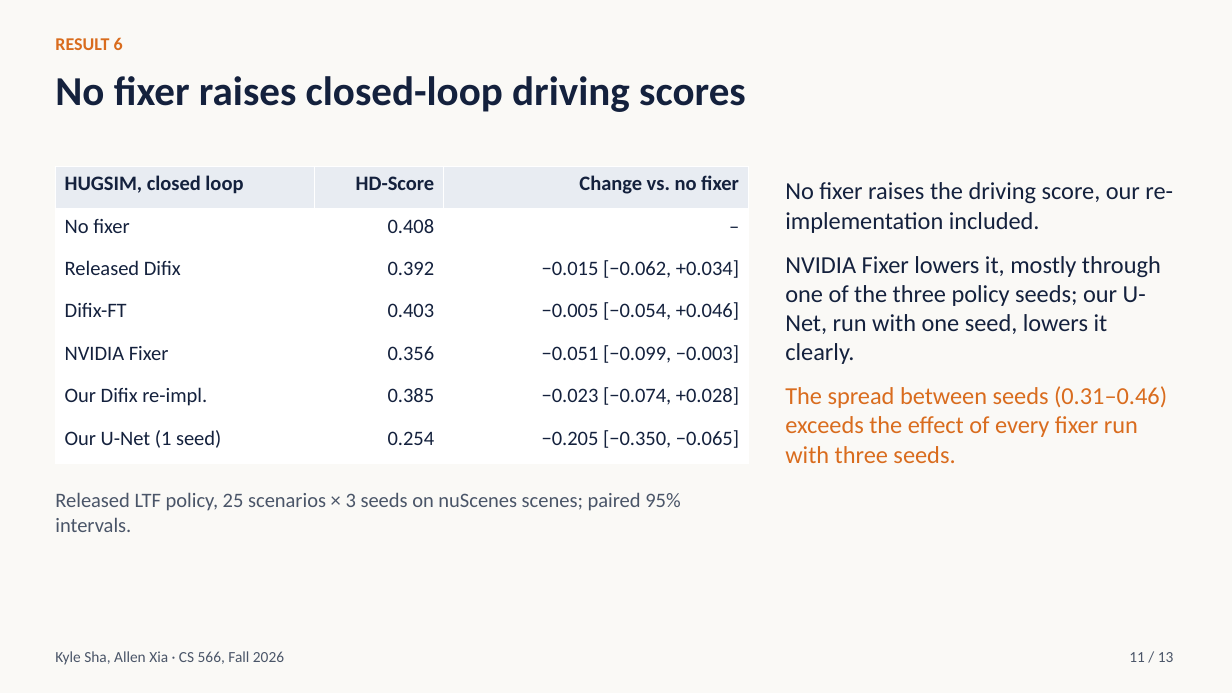
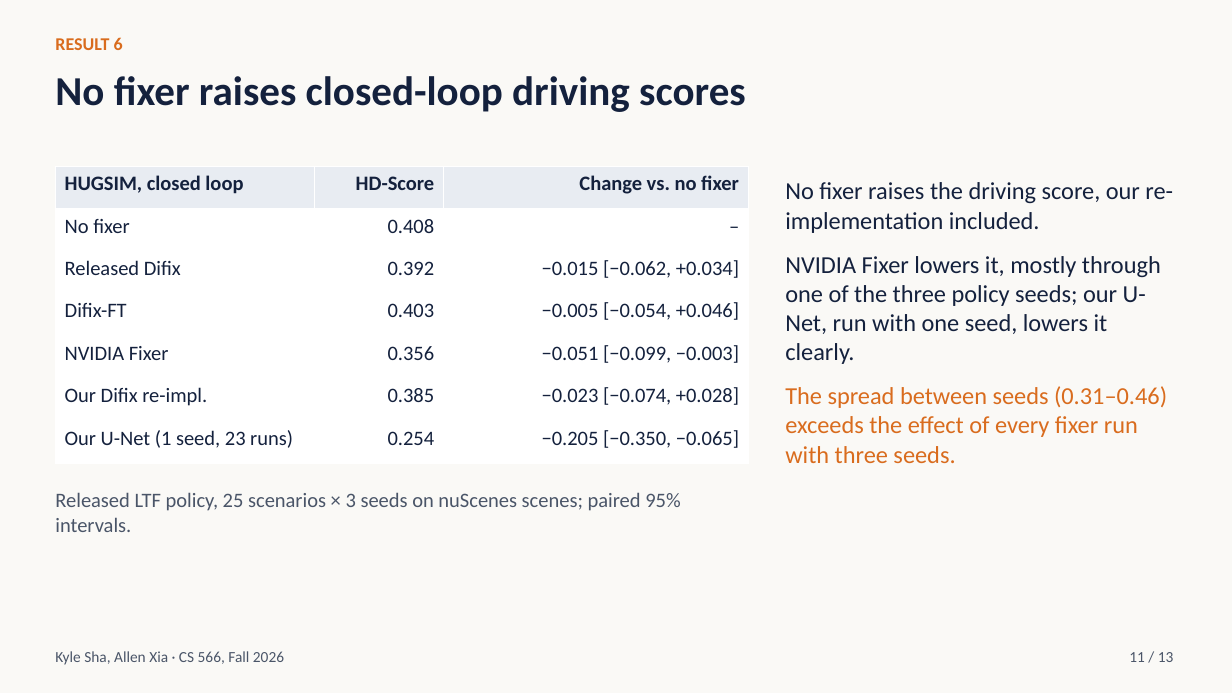
Before and after one commit to ksha23/cs566-drive-sim, a slide deck: slide 11 of docs/cs566_drive_sim_talk.pptx. Drawn at 1232x693 pixels with LibreOffice and Linux fonts; fonts in the diff are those of the drawing. Boxes give left, top, right and bottom in pixels: in the first picture for what was removed or moved away, otherwise in the second. Text is boxed around its words. In the diff, an @@ line names an element or a change of style, - is before the commit and + after.

```diff
--- a/docs/cs566_drive_sim_talk.pptx
+++ b/docs/cs566_drive_sim_talk.pptx
@@ table at (55, 166, 749, 464) @@
-row 7, column 1: Our U-Net (1 seed)
+row 7, column 1: Our U-Net (1 seed, 23 runs)
```
Also in this commit, not shown: 1 other slide changed, 1 other file.
